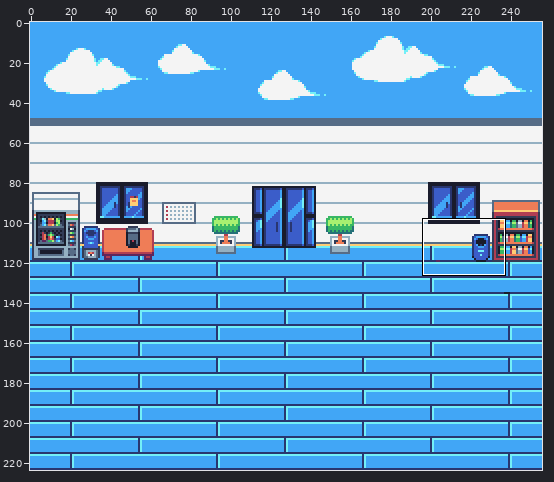
A pixel-art file gets an edit: Assets/OfficeBG.aseprite. Above, an overview of the earlier version with the close-up marked.
Close-up. Earlier state:
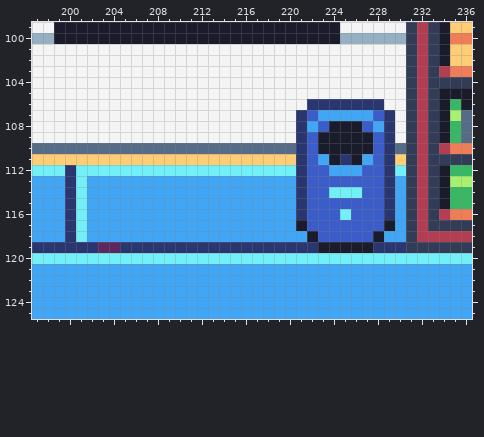
256x224 pixels, 1 frame. Shown: x 197..236, y 99..125.
The result:
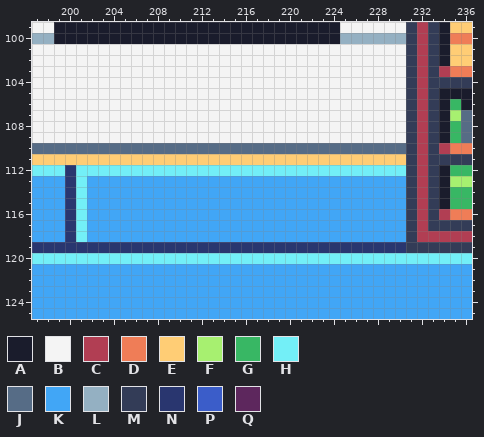
Palette (. is transparent): A #1a1c2c  B #f4f4f4  C #b13e53  D #ef7d57  E #ffcd75  F #a7f070  G #38b764  H #73eff7  J #566c86  K #41a6f6  L #94b0c2  M #333c57  N #29366f  P #3b5dc9  Q #5d275d
Edits made:
--- layer "Office"
@@ x 197..236 @@
 105 BBBBBBBBBBBBBBBBBBBBBBBBBBBBBBBBBBMCMAAA
-106 BBBBBBBBBBBBBBBBBBBBBBBBBNNNNNNNBBMCMAGA
-107 BBBBBBBBBBBBBBBBBBBBBBBBNPKKKKKPNBMCMAFJ
-108 BBBBBBBBBBBBBBBBBBBBBBBBNKPAAAPKNBMCMAGJ
-109 BBBBBBBBBBBBBBBBBBBBBBBBNPAAAAAPNBMCMAGJ
-110 JJJJJJJJJJJJJJJJJJJJJJJJNPAAAAAPNJMCMCDD
-111 EEEEEEEEEEEEEEEEEEEEEEEENPKANAKPNEMCMMMM
-112 HHHNHHHHHHHHHHHHHHHHHHHHNPPKKKPPNHMCMAGG
-113 KKKNHKKKKKKKKKKKKKKKKKKKNPPPPPPPNKMCMAFF
-114 KKKNHKKKKKKKKKKKKKKKKKKKNPPHHHPPNKMCMAGG
-115 KKKNHKKKKKKKKKKKKKKKKKKKNPPPPPPPNKMCMAGG
-116 KKKNHKKKKKKKKKKKKKKKKKKKNPPPHPPPNKMCMCDD
-117 KKKNHKKKKKKKKKKKKKKKKKKKAPPPPPPPAKMCMMMM
-118 KKKNHKKKKKKKKKKKKKKKKKKKKAPPPPPAKKMCCCCC
-119 NNNNNNQQNNNNNNNNNNNNNNNNNNAAAAANNNMMMMMM
+106 BBBBBBBBBBBBBBBBBBBBBBBBBBBBBBBBBBMCMAGA
+107 BBBBBBBBBBBBBBBBBBBBBBBBBBBBBBBBBBMCMAFJ
+108 BBBBBBBBBBBBBBBBBBBBBBBBBBBBBBBBBBMCMAGJ
+109 BBBBBBBBBBBBBBBBBBBBBBBBBBBBBBBBBBMCMAGJ
+110 JJJJJJJJJJJJJJJJJJJJJJJJJJJJJJJJJJMCMCDD
+111 EEEEEEEEEEEEEEEEEEEEEEEEEEEEEEEEEEMCMMMM
+112 HHHNHHHHHHHHHHHHHHHHHHHHHHHHHHHHHHMCMAGG
+113 KKKNHKKKKKKKKKKKKKKKKKKKKKKKKKKKKKMCMAFF
+114 KKKNHKKKKKKKKKKKKKKKKKKKKKKKKKKKKKMCMAGG
+115 KKKNHKKKKKKKKKKKKKKKKKKKKKKKKKKKKKMCMAGG
+116 KKKNHKKKKKKKKKKKKKKKKKKKKKKKKKKKKKMCMCDD
+117 KKKNHKKKKKKKKKKKKKKKKKKKKKKKKKKKKKMCMMMM
+118 KKKNHKKKKKKKKKKKKKKKKKKKKKKKKKKKKKMCCCCC
+119 NNNNNNNNNNNNNNNNNNNNNNNNNNNNNNNNNNMMMMMM
 120 HHHHHHHHHHHHHHHHHHHHHHHHHHHHHHHHHHHHHHHH
